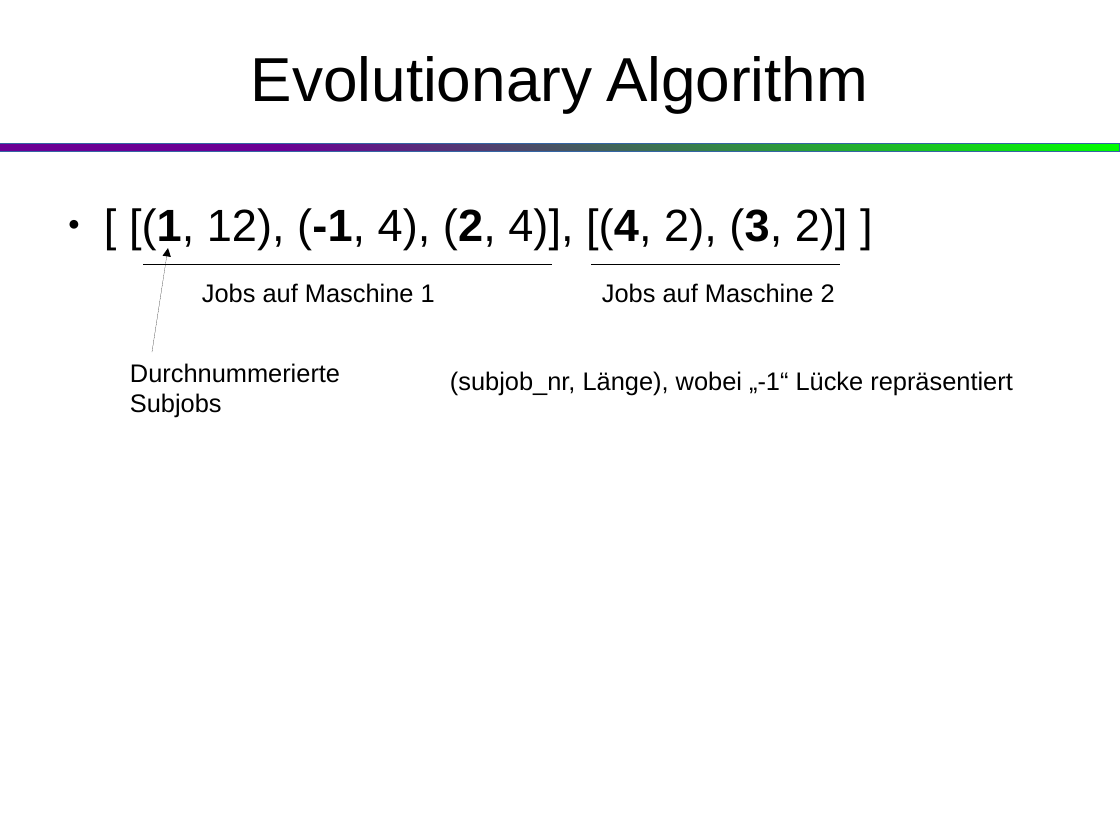
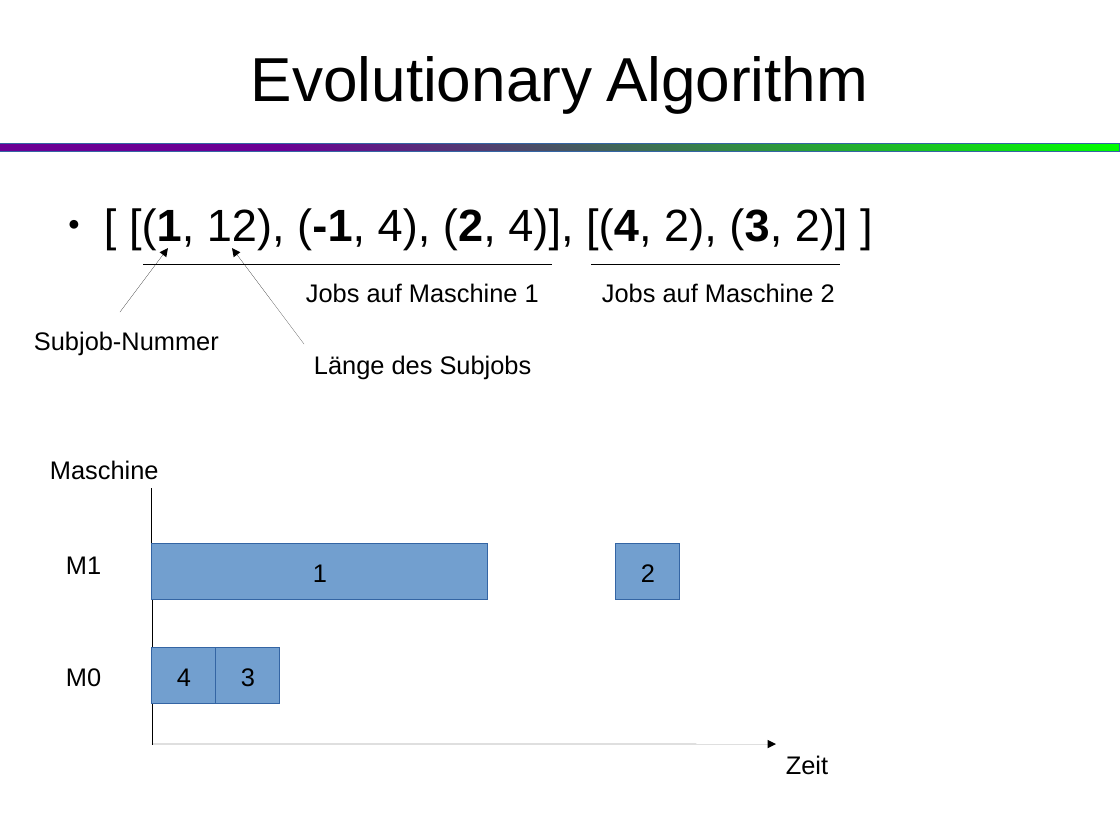
Before and after one commit to klaus94/ProbSolv_Search_AI_Project, a slide deck: slide 6 of paesentation.odp. Drawn at 1120x840 pixels with LibreOffice and Linux fonts; fonts in the diff are those of the drawing. Boxes give left, top, right and bottom in pixels: in the first picture for what was removed or moved away, otherwise in the second. Text is boxed around its words. In the diff, an @@ line names an element or a change of style, - is before the commit and + after.

```diff
--- a/paesentation.odp
+++ b/paesentation.odp
@@ arrow moved from (152, 352) - (168, 248) to (120, 312) - (168, 248) @@
@@ arrow added from (304, 345) to (232, 248), #000000 0 pt @@
@@ text "Jobs auf Maschine 1": place and size @@
-text "Jobs auf Maschine 1" at [202, 283, 435, 303]
+text "Jobs auf Maschine 1" at [306, 283, 539, 303]
@@ text at [34, 331, 219, 355]: text changed @@
-Durchnummerierte Subjobs
+Subjob-Nummer
@@ text at [314, 355, 532, 379]: text changed @@
-(subjob_nr, Länge), wobei „-1“ Lücke repräsentiert
+Länge des Subjobs
@@ text added at [50, 460, 159, 480], 18 pt, text #000000 @@
+Maschine
@@ line added from (152, 488) to (152, 744), #000000 0 pt @@
@@ text added at [66, 556, 101, 574], 18 pt, text #000000 @@
+M1
@@ rectangle added at [152, 544, 489, 600], fill #729FCF, outline #3465A4 0 pt, 18 pt, text #000000 @@
+1
@@ rectangle added at [616, 544, 680, 600], fill #729FCF, outline #3465A4 0 pt, 18 pt, text #000000 @@
+2
@@ rectangle added at [152, 648, 216, 704], fill #729FCF, outline #3465A4 0 pt, 18 pt, text #000000 @@
+4
@@ rectangle added at [216, 648, 281, 704], fill #729FCF, outline #3465A4 0 pt, 18 pt, text #000000 @@
+3
@@ text added at [66, 668, 101, 687], 18 pt, text #000000 @@
+M0
@@ arrow added from (152, 744) to (776, 744), #000000 0 pt @@
@@ text added at [786, 755, 828, 775], 18 pt, text #000000 @@
+Zeit
```
Also in this commit, not shown: 1 slide added, 2 other files.
